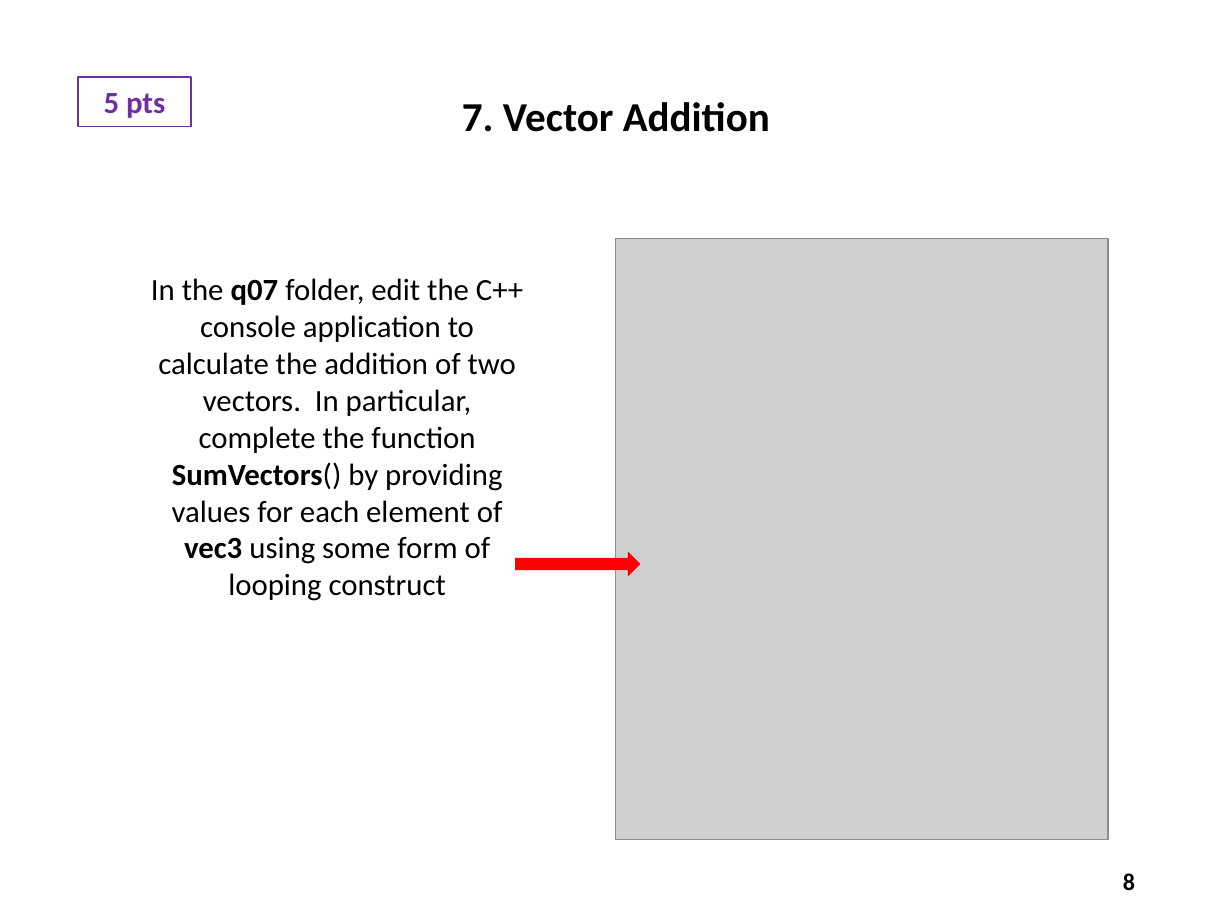
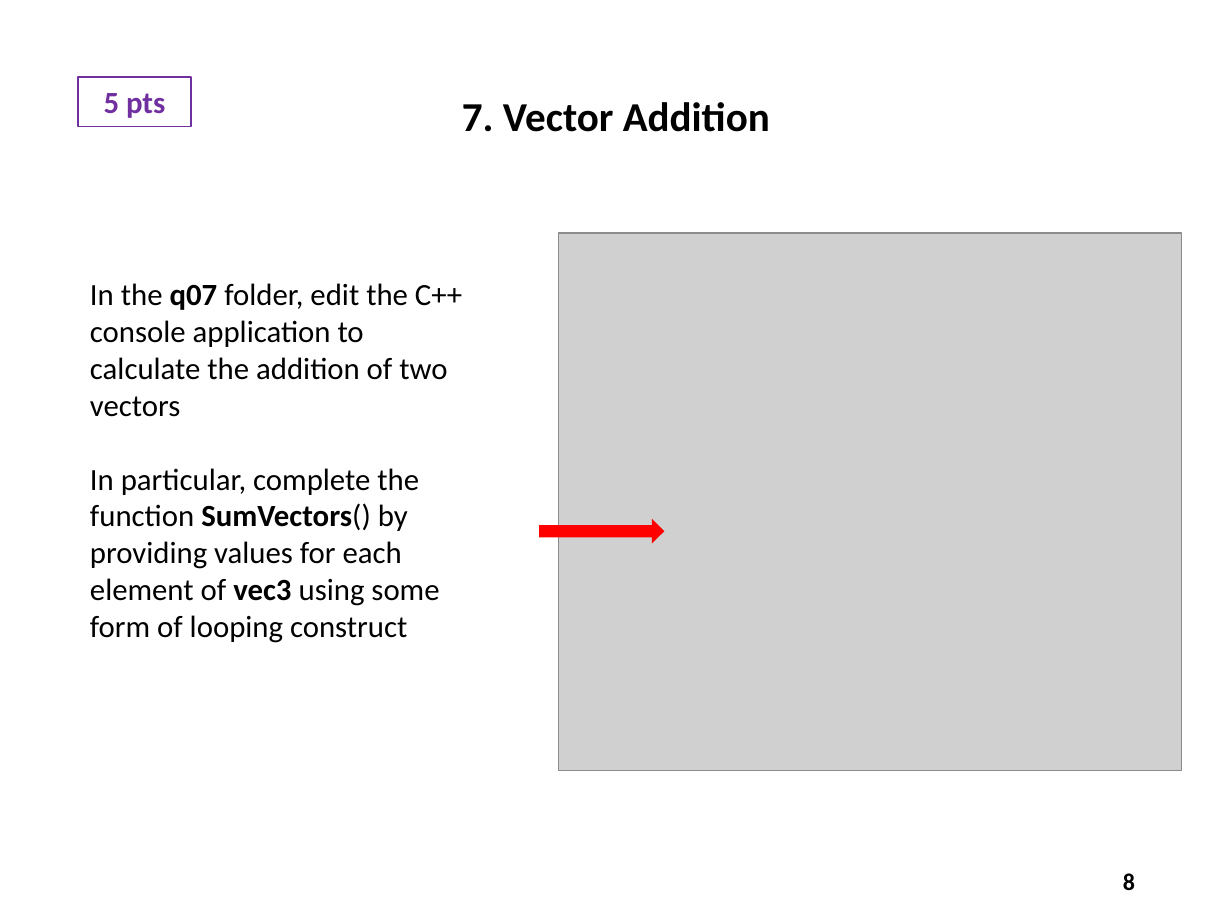
Before and after one commit to dbiersach/scicomp301-cpp-linux, a slide deck: slide 8 of exam1/Exam 1 Questions.pptx. Drawn at 1232x924 pixels with LibreOffice and Linux fonts; fonts in the diff are those of the drawing; grey boxes stand for pictures. Boxes give left, top, right and bottom in pixels: in the first picture for what was removed or moved away, otherwise in the second. Text is boxed around its words. In the diff, an @@ line names an element or a change of style, - is before the commit and + after.

```diff
--- a/exam1/Exam 1 Questions.pptx
+++ b/exam1/Exam 1 Questions.pptx
@@ picture: place and size @@
-picture at (615, 239, 1108, 840)
+picture at (558, 233, 1181, 770)
@@ text at (90, 283, 462, 643): text changed @@
-In the q07 folder, edit the C++ console application to calculate the addition of two vectors. In particular, complete the function SumVectors() by providing values for each element of vec3 using some form of looping construct
+In the q07 folder, edit the C++ console application to calculate the addition of two vectors
+In particular, complete the function SumVectors() by providing values for each element of vec3 using some form of looping construct
@@ down arrow: place and size @@
-down arrow at (516, 554, 639, 575)
+down arrow at (540, 521, 663, 541)
```
Also in this commit, not shown: 7 other slides changed, 1 other file.
